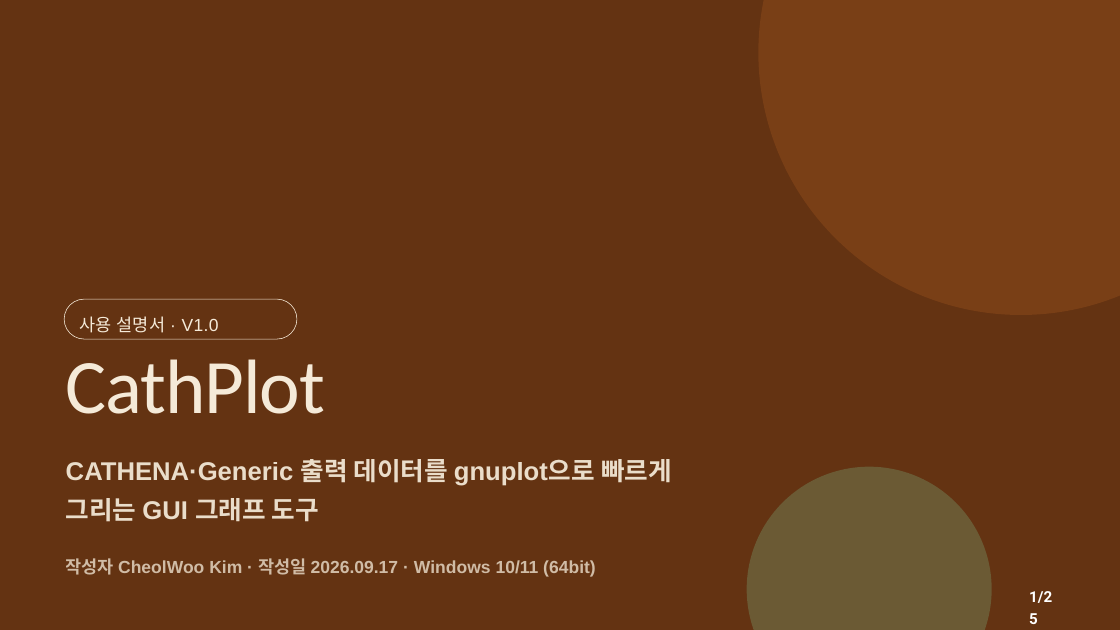
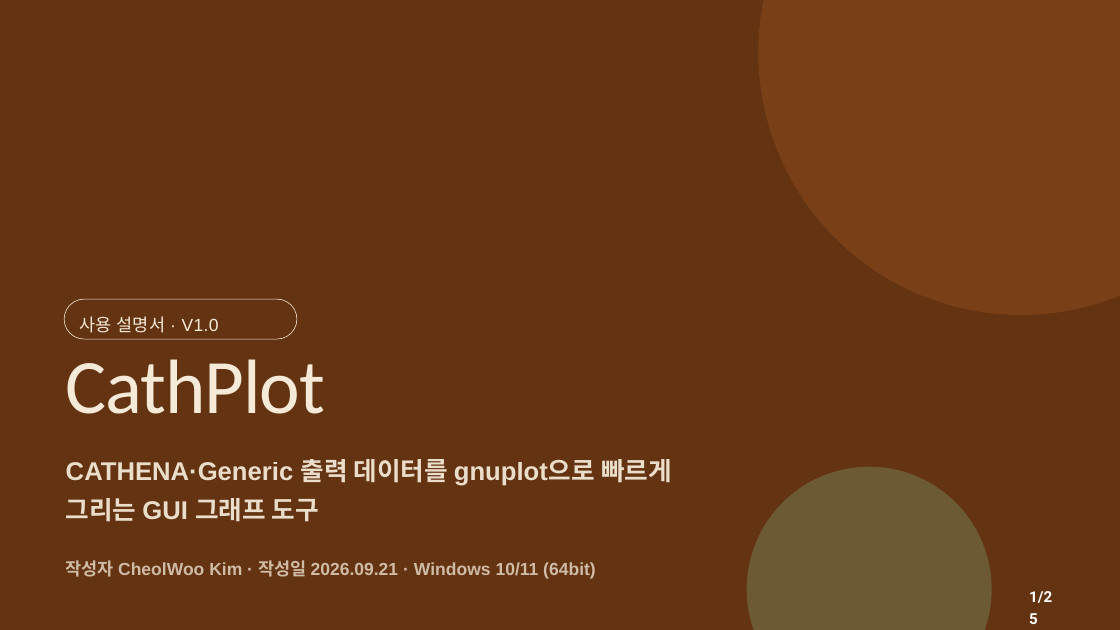
Before and after one commit to CWKIM113/CathPlot_Pub, a slide deck: slide 1 of CathPlot_발표.pptx. Drawn at 1120x630 pixels with LibreOffice and Linux fonts; fonts in the diff are those of the drawing. Boxes give left, top, right and bottom in pixels: in the first picture for what was removed or moved away, otherwise in the second. Text is boxed around its words. In the diff, an @@ line names an element or a change of style, - is before the commit and + after.

```diff
--- a/CathPlot_발표.pptx
+++ b/CathPlot_발표.pptx
@@ text at [66, 560, 596, 579]: text changed @@
-작성자 CheolWoo Kim · 작성일 2026.09.17 · Windows 10/11 (64bit)
+작성자 CheolWoo Kim · 작성일 2026.09.21 · Windows 10/11 (64bit)
```
Also in this commit, not shown: 22 other slides changed, 1 other file.
